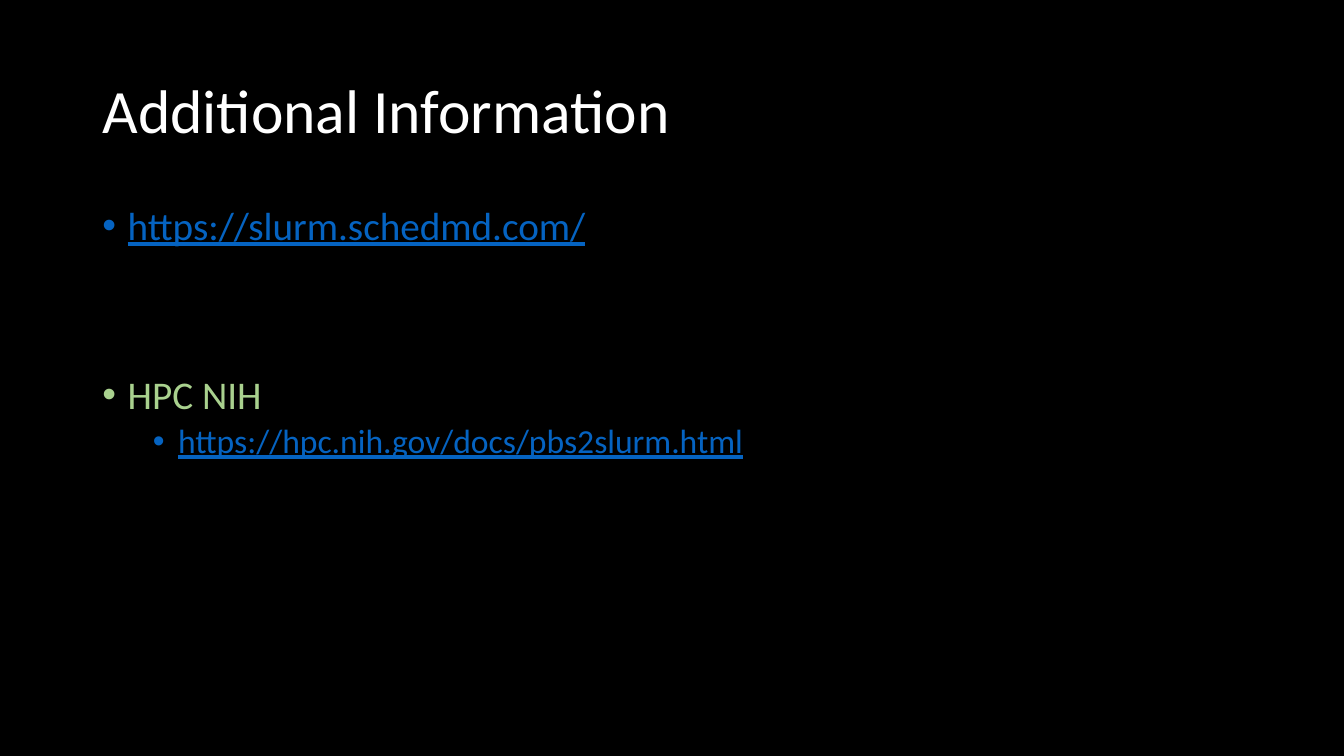
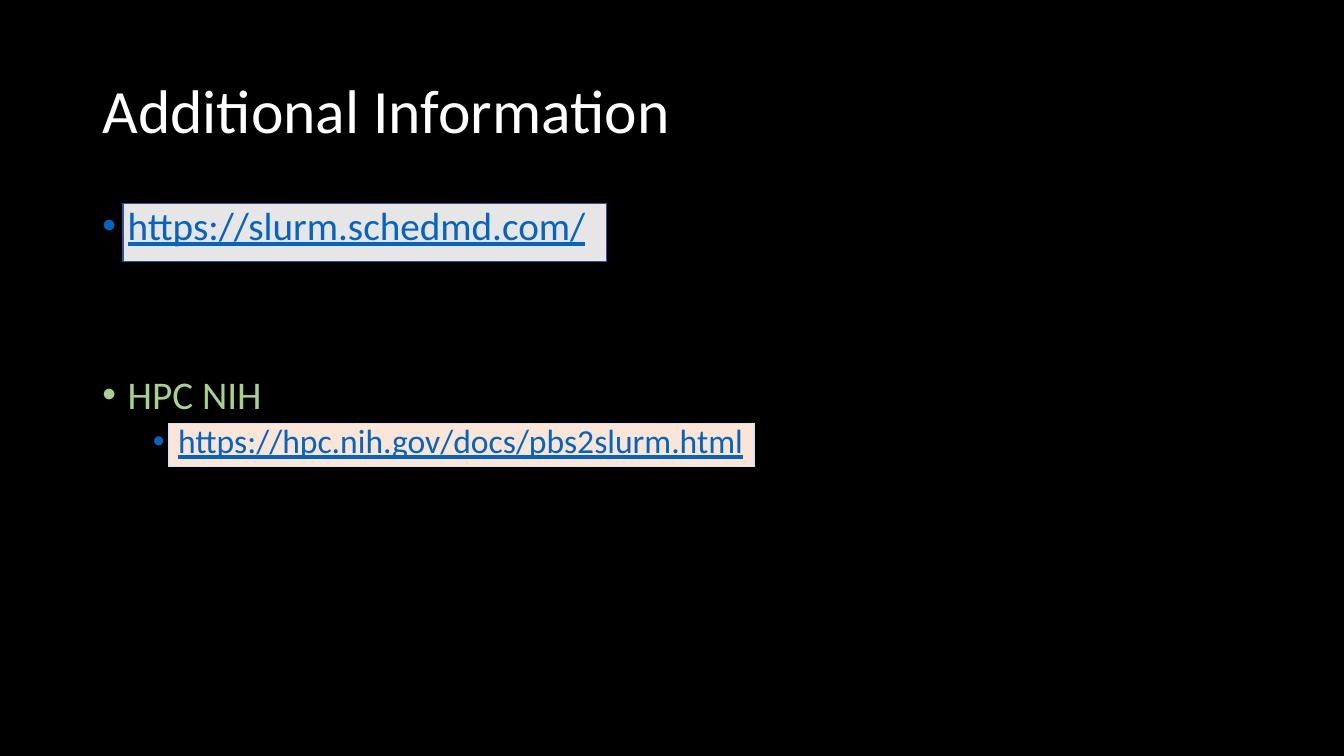
Before and after one commit to Bioinformatics-User-Forum/ProgrammersCorner-Parallelization, a slide deck: slide 15 of SLURM_08012018.pptx. Drawn at 1344x756 pixels with LibreOffice and Linux fonts; fonts in the diff are those of the drawing. Boxes give left, top, right and bottom in pixels: in the first picture for what was removed or moved away, otherwise in the second. Text is boxed around its words. In the diff, an @@ line names an element or a change of style, - is before the commit and + after.

```diff
--- a/SLURM_08012018.pptx
+++ b/SLURM_08012018.pptx
@@ rectangle added at (x1=123, y1=204, x2=607, y2=261), fill #E7E6E6, outline #325491 1 pt @@
@@ rectangle added at (x1=169, y1=423, x2=755, y2=467), fill #FBE5D6, outline #DAE3F3 1 pt @@
```
Also in this commit, not shown: 3 other slides changed.
